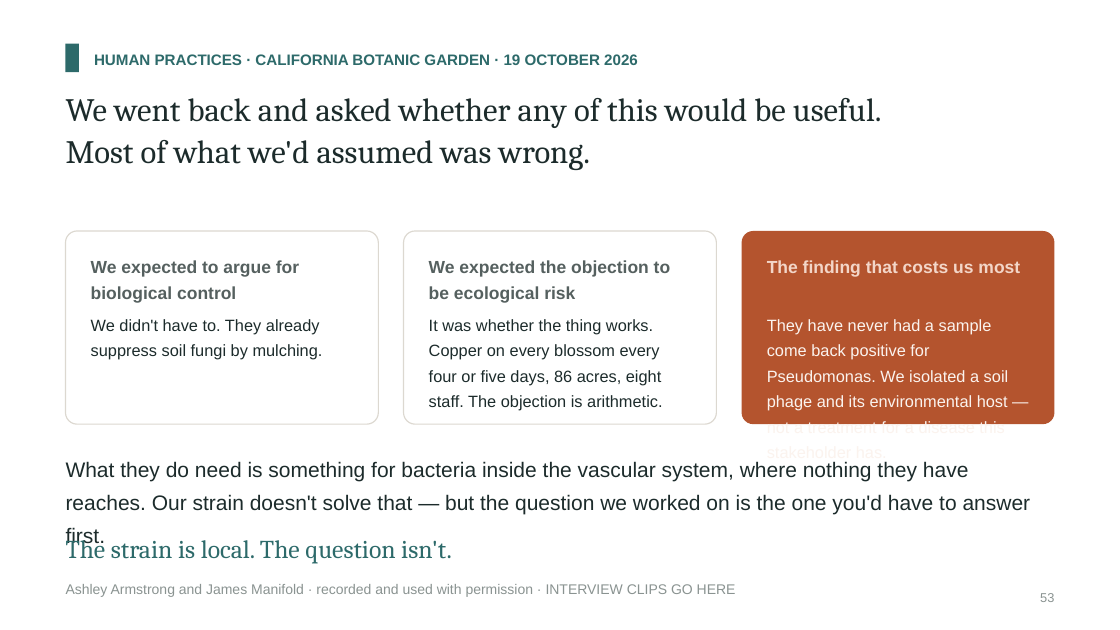
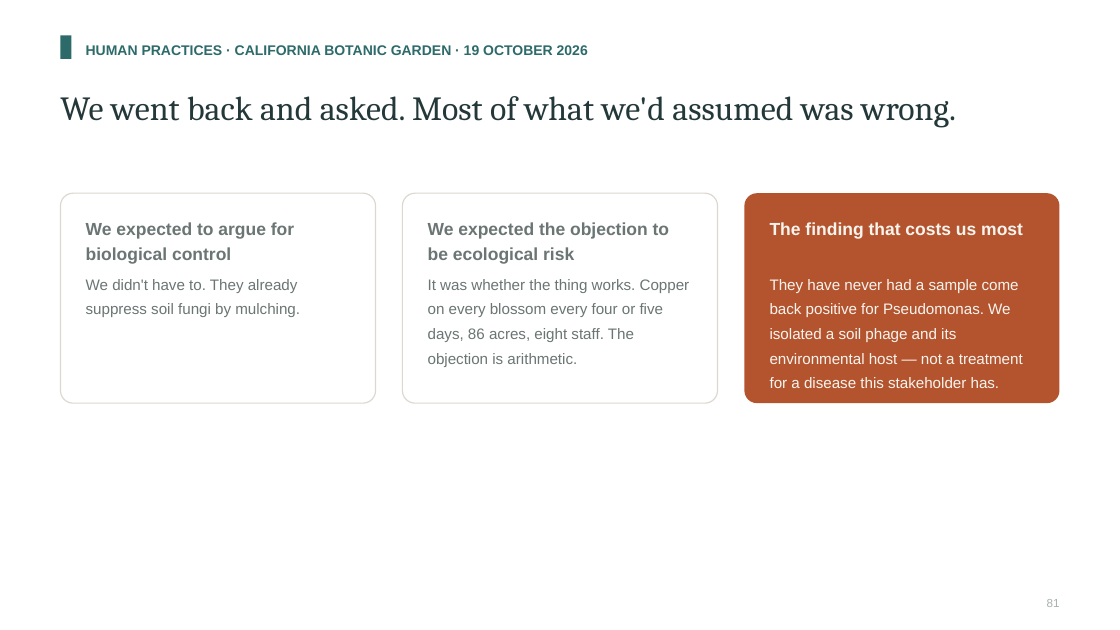
Before and after one commit to A1ex-Ch3n/igem-2026, a slide deck: slide 81 of documents/2026-10-25_presentation_deck.pptx (slide 53 before the commit). Drawn at 1120x630 pixels with LibreOffice and Linux fonts; fonts in the diff are those of the drawing. Boxes give left, top, right and bottom in pixels: in the first picture for what was removed or moved away, otherwise in the second. Text is boxed around its words. In the diff, an @@ line names an element or a change of style, - is before the commit and + after.

```diff
--- a/documents/2026-10-25_presentation_deck.pptx
+++ b/documents/2026-10-25_presentation_deck.pptx
@@ rectangle resized from (x1=66, y1=44, x2=79, y2=72) to (x1=60, y1=35, x2=71, y2=59) @@
@@ text "HUMAN PRACTICES · CALIFORNIA BOTANIC ..." moved from (x1=94, y1=54, x2=638, y2=65) to (x1=86, y1=45, x2=588, y2=55) @@
@@ text "HUMAN PRACTICES · CALIFORNIA BOTANIC ..." at (x1=86, y1=45, x2=588, y2=55): size 13 to 12 pt; line spacing 1.25 to 1.3 @@
@@ text at (x1=60, y1=96, x2=956, y2=128): text changed; size 28 to 29 pt; text colour #1C2B2B to #24383A @@
-We went back and asked whether any of this would be useful.
-Most of what we'd assumed was wrong.
+We went back and asked. Most of what we'd assumed was wrong.
@@ rounded rectangle resized from (x1=66, y1=231, x2=378, y2=424) to (x1=60, y1=193, x2=376, y2=403) @@
@@ rounded rectangle resized from (x1=403, y1=231, x2=716, y2=424) to (x1=402, y1=193, x2=718, y2=403) @@
@@ rounded rectangle resized from (x1=742, y1=231, x2=1054, y2=424) to (x1=744, y1=193, x2=1060, y2=403) @@
@@ text "We expected to argue for ..." at (x1=86, y1=222, x2=294, y2=264): text colour #55605F to #6B7674; line spacing 1.25 to 1.2 @@
@@ text "We expected to argue for ..." moved from (x1=91, y1=260, x2=299, y2=303) to (x1=86, y1=222, x2=294, y2=264) @@
@@ text "We expected the objection to ..." moved from (x1=429, y1=260, x2=670, y2=303) to (x1=428, y1=222, x2=669, y2=264) @@
@@ text "We expected the objection to ..." at (x1=428, y1=222, x2=669, y2=264): text colour #55605F to #6B7674; line spacing 1.25 to 1.2 @@
@@ text "The finding that costs us ..." moved from (x1=767, y1=260, x2=1020, y2=277) to (x1=770, y1=222, x2=1023, y2=239) @@
@@ text "The finding that costs us ..." at (x1=770, y1=222, x2=1023, y2=239): text colour #F3D6C8 to #F7F4EE; line spacing 1.25 to 1.2 @@
@@ text "We didn't have to. They ..." at (x1=86, y1=279, x2=300, y2=317): size 14 to 13 pt, text colour #1C2B2B to #6B7674; line spacing 1.3 to 1.35 @@
@@ text "We didn't have to. They ..." moved from (x1=91, y1=319, x2=323, y2=360) to (x1=86, y1=279, x2=300, y2=317) @@
@@ text "It was whether the thing ..." moved from (x1=429, y1=319, x2=662, y2=411) to (x1=428, y1=279, x2=690, y2=367) @@
@@ text "It was whether the thing ..." at (x1=428, y1=279, x2=690, y2=367): size 14 to 13 pt, text colour #1C2B2B to #6B7674; line spacing 1.3 to 1.35 @@
@@ text "They have never had a ..." moved from (x1=767, y1=319, x2=1009, y2=462) to (x1=770, y1=279, x2=1023, y2=388) @@
@@ text "They have never had a ..." at (x1=770, y1=279, x2=1023, y2=388): size 14 to 13 pt, text colour #FBF3EE to #F7F4EE; line spacing 1.3 to 1.35 @@
@@ text removed at (x1=66, y1=461, x2=1031, y2=547) @@
-What they do need is something for bacteria inside the vascular system, where nothing they have reaches. Our strain doesn't solve that — but the question we worked on is the one you'd have to answer first.
@@ text removed at (x1=66, y1=534, x2=452, y2=563) @@
-The strain is local. The question isn't.
@@ text removed at (x1=66, y1=584, x2=736, y2=597) @@
-Ashley Armstrong and James Manifold · recorded and used with permission · INTERVIEW CLIPS GO HERE
@@ text removed at (x1=1040, y1=593, x2=1054, y2=602) @@
-53
@@ text added at (x1=1047, y1=599, x2=1060, y2=607), 10 pt, text #A8B0AE @@
+81
```
Also in this commit, not shown: 27 other slides changed, 57 slides added, 28 slides removed, 20 other files.
